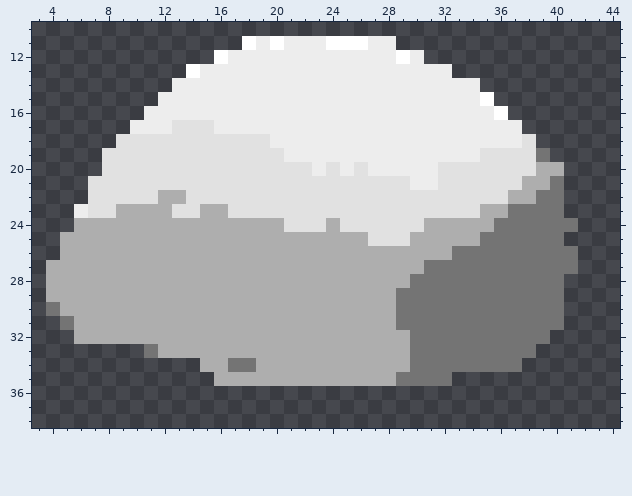
Pixel-art sprite -- src/assets/dstent.png. Above, as it was before the edit.
The file is 45x39 pixels. Shown: x 3..44, y 10..38.
The result:
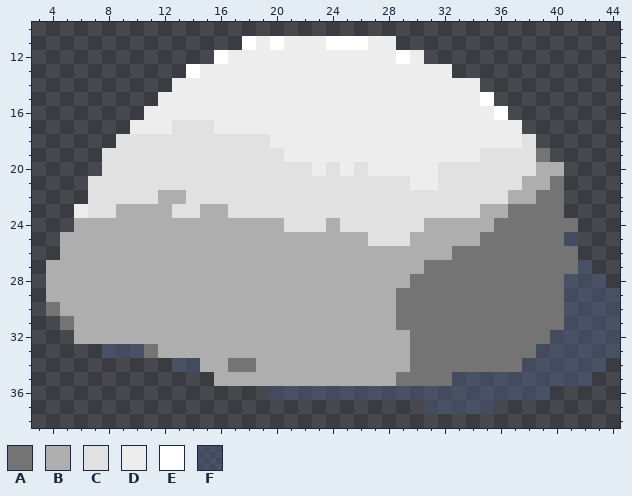
Palette (. is transparent): A #747474  B #aeaeae  C #e1e1e1  D #ededed  E #ffffff  F #4b5a7987
The edit:
y 25: x 41 . -> F
y 27: x 42 . -> F
y 28: x 41..43 ... -> FFF
y 29..31: x 41..44 .... -> FFFF
y 32: x 40..44 ..... -> FFFFF
y 33: x 8..10 ... -> FFF; x 39..44 ...... -> FFFFFF
y 34: x 13..14 .. -> FF; x 38..43 ...... -> FFFFFF
y 35: x 33..42 .......... -> FFFFFFFFFF
y 36: x 20..39 .................... -> FFFFFFFFFFFFFFFFFFFF
y 37: x 31..35 ..... -> FFFFF
Where, in picture pixels (left, top, right, bottom), the same in both pictures:
added: (270, 232, 620, 414)
added: (102, 344, 200, 372)
